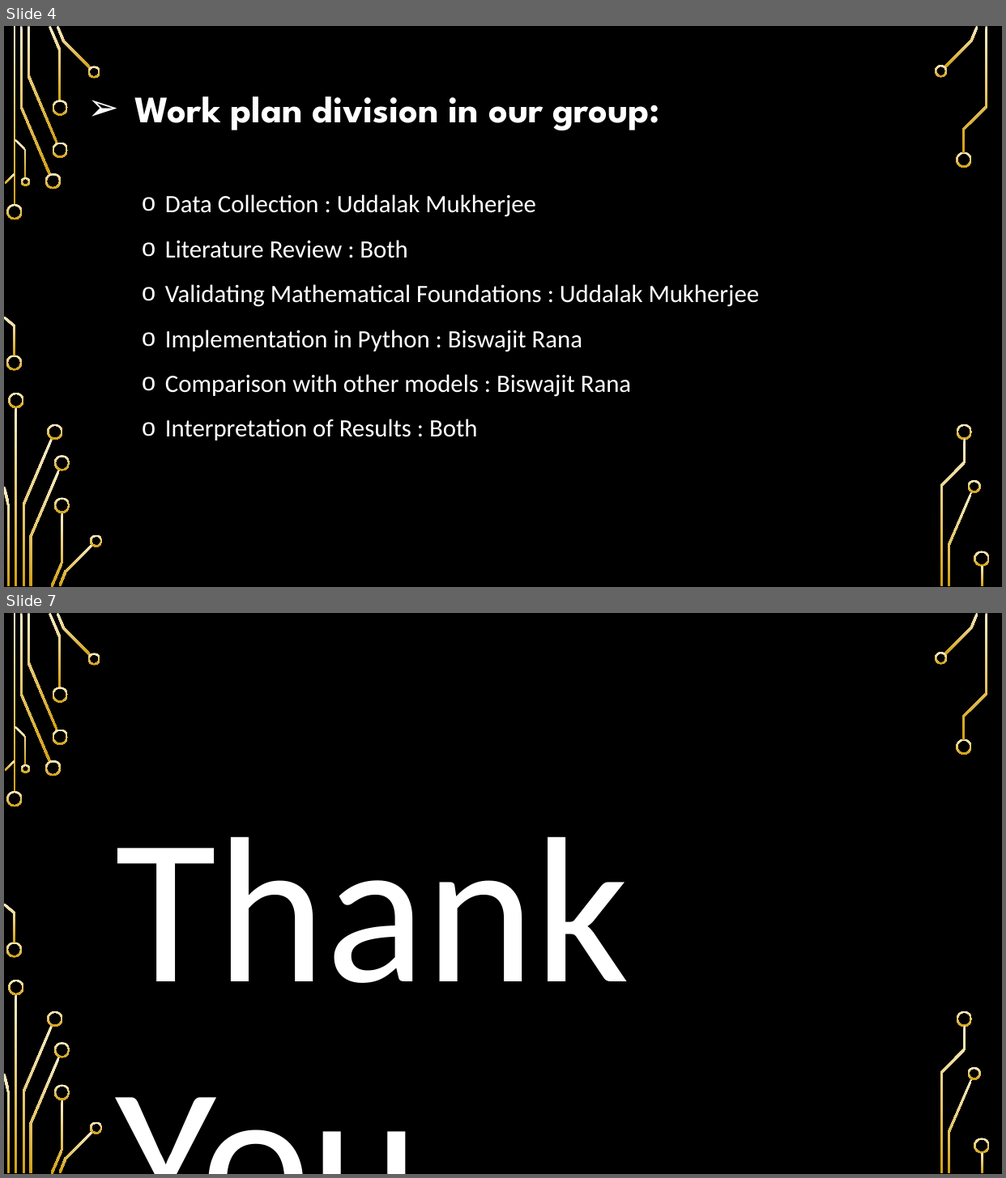
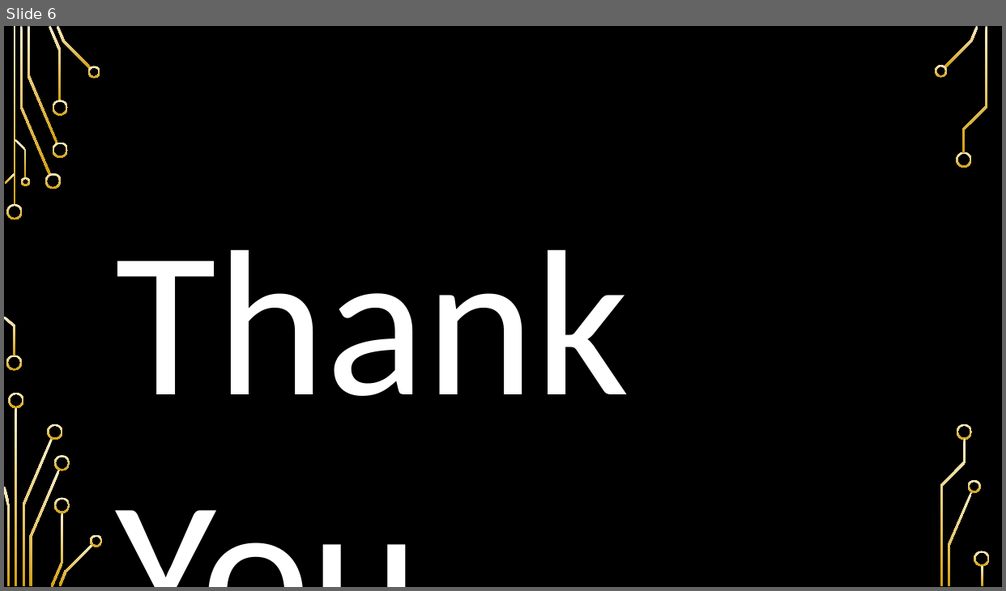
Before and after one commit to biswajit-github-2022/RKMVERI_2ND, a slide deck: class/ML/ML_project/ml_project_proposal_uddalak_mukherjee_biswajit_rana/ML_Project_Update.pptx. Shown one above the other, each under a label of ours: slides 4 and 7 before the commit, slide 6 after it; the slides between them are not shown. The pictures are 1006x1178 and 1006x591 pixels, drawn with LibreOffice and Linux fonts; fonts in the diff are those of the drawing; background and template pictures are left out. Boxes give left, top, right and bottom in pixels: in the first picture for what was removed or moved away, otherwise in the second. Text is boxed around its words. In the diff, an @@ line names an element or a change of style, - is before the commit and + after.

```diff
--- a/class/ML/ML_project/ml_project_proposal_uddalak_mukherjee_biswajit_rana/ML_Project_Update.pptx
+++ b/class/ML/ML_project/ml_project_proposal_uddalak_mukherjee_biswajit_rana/ML_Project_Update.pptx
@@ slide 4 removed at (4,26,1002,587), background picture (left out); not listed: 36 template elements that a slide beside it also shows @@
@@ text removed at (134,96,660,130) @@
-➢ Work plan division in our group:
@@ text removed at (165,194,760,441) @@
-o Data Collection : Uddalak Mukherjee
-o Literature Review : Both
-o Validating Mathematical Foundations : Uddalak Mukherjee
-o Implementation in Python : Biswajit Rana
-o Comparison with other models : Biswajit Rana
-o Interpretation of Results : Both
@@ what was slide 7 is now slide 6 @@
```
Also in this commit, not shown: 1 slide changed, 2 slides added, 2 other slides removed.
